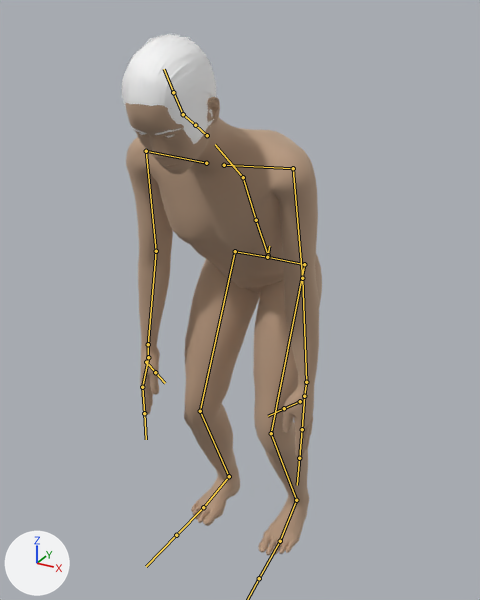
Two versions of the FBX model FinalFBXes/Pike/IdleToPike.fbx, one commit apart.
Rendered twice from a 50 mm lens placed at (0.0764, -0.1486, 0.1493), pointed at (-0.0102, 0.0089, 0.0705). The lights are fixed; the arrows at lower left show +X, +Y and +Z. Both versions are drawn at frame 21 of the action 'CMU compliant skeleton|CMU compliant skeletonAction.002'; the numbers are the values there. The bones that bend it are drawn over the model as lines.

Objects in the first picture: 'eyebrow002Mesh', 'malemodelMesh', 'short04Mesh'.
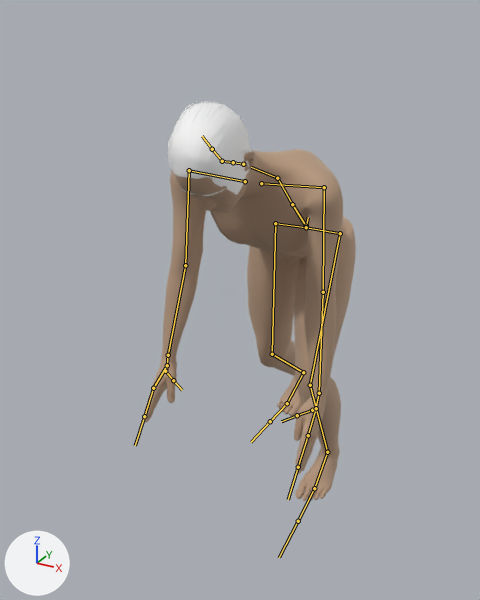
Location of each change, (x1, y1, x2, y2) in pixels of the pictures (480 x 600 px):
'malemodelMesh', posed (8% wider, 23% shorter): before (125, 97, 322, 555); after (144, 149, 356, 501)
'short04Mesh', posed (10% narrower, 15% shorter): before (121, 33, 216, 144); after (167, 101, 252, 195)
'eyebrow002Mesh', posed: before (131, 126, 181, 135); after (181, 188, 224, 196)
'high-polyMesh', posed (not visible afterwards): before (139, 133, 175, 138)
bone 'Hips', root to tip: before (267, 257) to (269, 246); after (306, 227) to (308, 217)
bone 'LeftFoot', root to tip: before (296, 500) to (280, 541); after (327, 452) to (314, 488)
bone 'LowerBack', root to tip: before (268, 255) to (256, 220); after (306, 226) to (292, 204)
bone 'LeftArm', root to tip: before (293, 168) to (302, 278); after (324, 187) to (323, 292)
bone 'LeftFingerBase', root to tip: before (304, 396) to (302, 429); after (316, 408) to (308, 435)
bone 'RightArm', root to tip: before (146, 151) to (156, 251); after (189, 170) to (185, 265)
bone 'RightFingerBase', root to tip: before (148, 357) to (142, 387); after (167, 365) to (153, 388)
bone 'RightUpLeg', root to tip: before (235, 251) to (200, 411); after (275, 223) to (272, 354)
bone 'RightFoot', root to tip: before (229, 476) to (203, 507); after (303, 372) to (287, 403)
bone 'RightToeBase', root to tip: before (203, 507) to (176, 535); after (287, 403) to (270, 421)

What the commit changed:
Bone 'Hips' (bone_hips) moves from (-0.007, -0.683, -1.115) to (-0.007, -0.923, -1.224).
Bone 'LeftFoot' (bone_leftfoot) turns from (-29, -3, -1) to (-26, -3, -1) degrees about its own x, y and z.
Bone 'LowerBack' (bone_lowerback) turns from (29, 0, 0) to (46, 0, 0) degrees about its own x, y and z.
Bone 'LeftArm' (bone_leftarm) turns from (21, -3, -88) to (48, -3, -90) degrees about its own x, y and z.
Bone 'LeftFingerBase' (bone_leftfingerbase) moves from (0.0, 0.0, 0.0) to (0.002, 0.005, 0.0).
Bone 'LeftFingerBase' (bone_leftfingerbase) turns from (0, 0, 0) to (14, -7, 22) degrees about its own x, y and z.
Bone 'RightArm' (bone_rightarm) turns from (26, -19, 76) to (53, -12, 69) degrees about its own x, y and z.
Bone 'RightFingerBase' (bone_rightfingerbase) moves from (0.0, 0.0, 0.0) to (0.001, -0.005, 0.001).
Bone 'RightFingerBase' (bone_rightfingerbase) turns from (0, 0, 0) to (7, 1, -27) degrees about its own x, y and z.
Bone 'RightUpLeg' (bone_rightupleg) turns from (-18, -1, 0) to (7, -1, -2) degrees about its own x, y and z.
Bone 'RightFoot' (bone_rightfoot) turns from (-36, 3, 3) to (-40, 4, 4) degrees about its own x, y and z.
Bone 'RightToeBase' (bone_righttoebase) turns from (0, 0, 0) to (-19, 0, 2) degrees about its own x, y and z.
